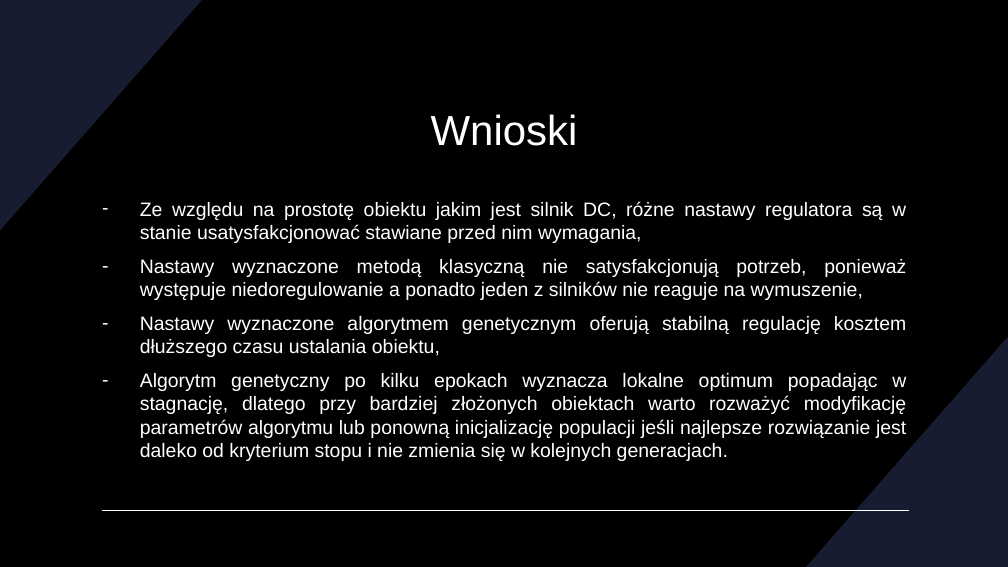
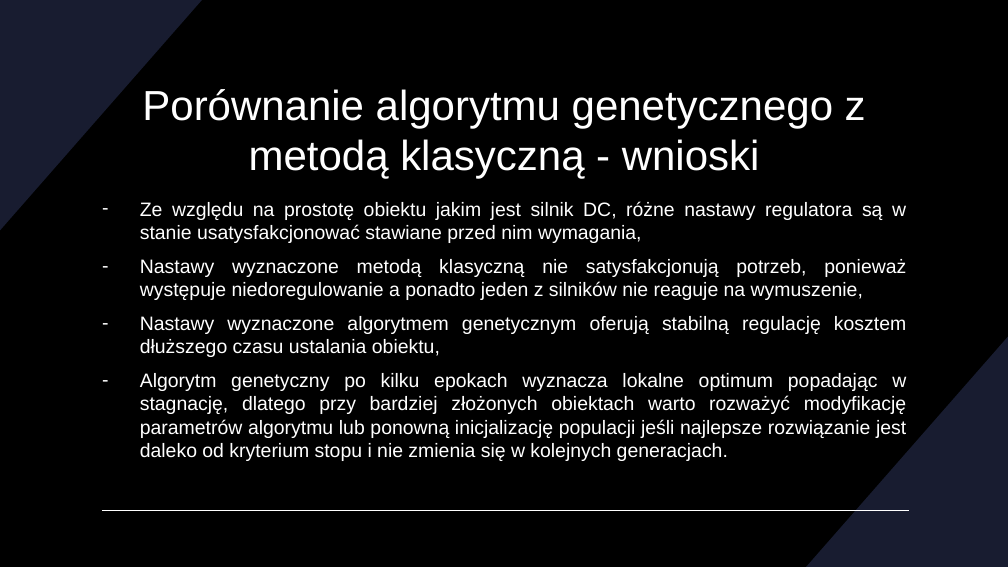
Before and after one commit to DevxMike/master_degree, a slide deck: slide 18 of ppt/Magisterka.pptx. Drawn at 1008x567 pixels with LibreOffice and Linux fonts; fonts in the diff are those of the drawing. Boxes give left, top, right and bottom in pixels: in the first picture for what was removed or moved away, otherwise in the second. Text is boxed around its words. In the diff, an @@ line names an element or a change of style, - is before the commit and + after.

```diff
--- a/ppt/Magisterka.pptx
+++ b/ppt/Magisterka.pptx
@@ title at (x1=142, y1=89, x2=866, y2=178): text changed @@
-Wnioski
+Porównanie algorytmu genetycznego z metodą klasyczną - wnioski
```
Also in this commit, not shown: 6 other slides changed, 11 slides added, 3 other files.
